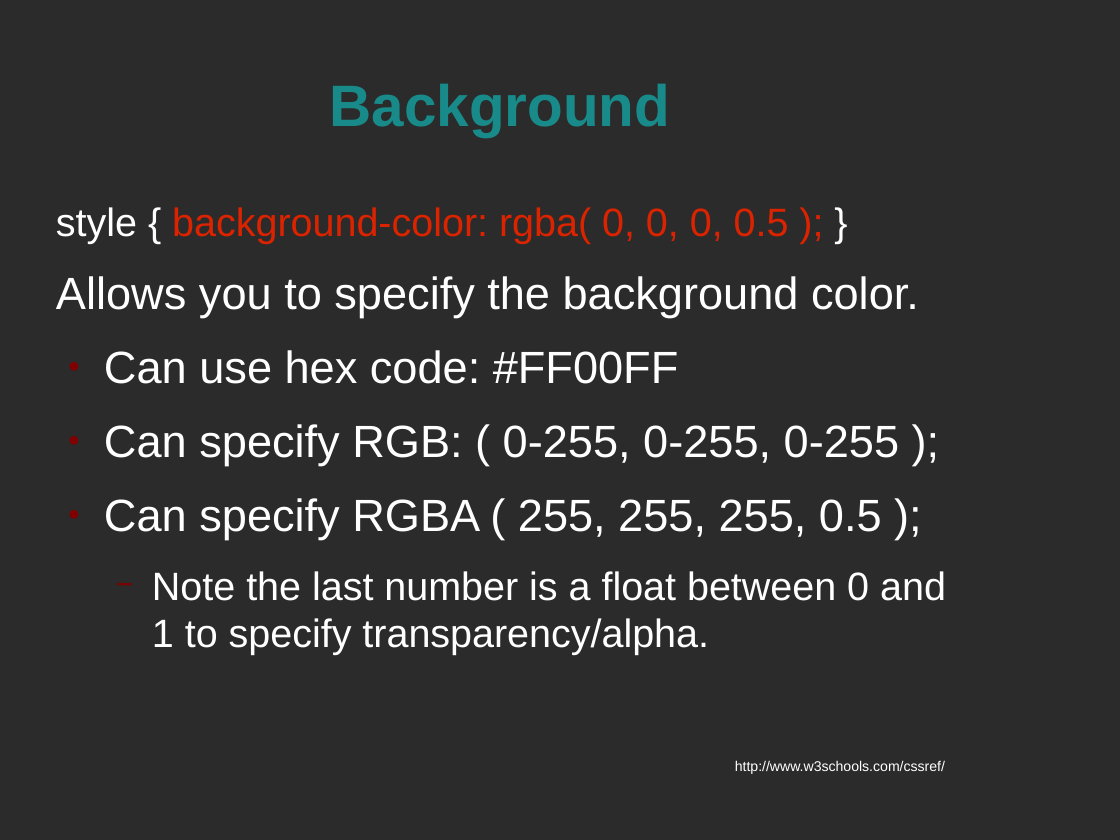
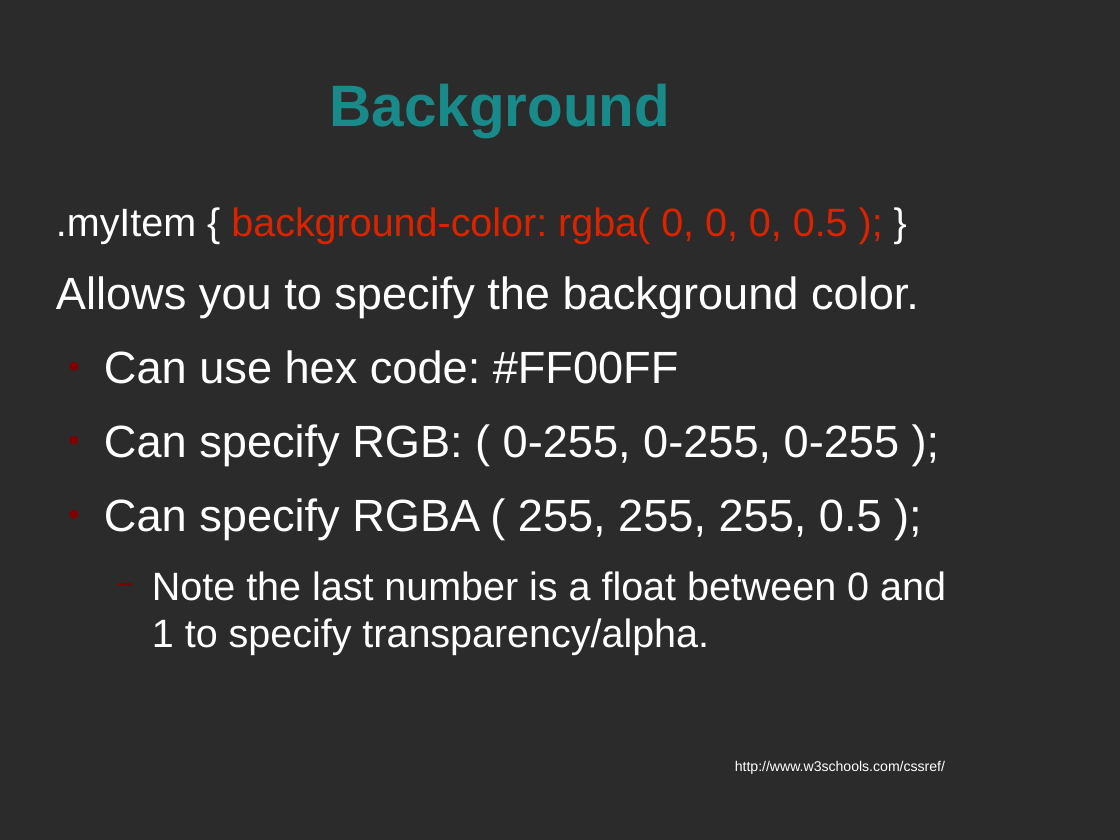
Before and after one commit to spellbindguy/Web-Development, a slide deck: slide 11 of Lectures/04 CSS/CSS Styles.odp. Drawn at 1120x840 pixels with LibreOffice and Linux fonts; fonts in the diff are those of the drawing; background and template pictures are left out; a plain dark background stands for a picture behind light text. Boxes give left, top, right and bottom in pixels: in the first picture for what was removed or moved away, otherwise in the second. Text is boxed around its words. In the diff, an @@ line names an element or a change of style, - is before the commit and + after.

Commit message:
Styles presentation updated

```diff
--- a/Lectures/04 CSS/CSS Styles.odp
+++ b/Lectures/04 CSS/CSS Styles.odp
@@ text at [56,207,848,243]: text changed @@
-style { background-color: rgba( 0, 0, 0, 0.5 ); }
+.myItem { background-color: rgba( 0, 0, 0, 0.5 ); }
```
Also in this commit, not shown: 30 other slides changed, 38 slides added, 2 slides removed, 1 other file.
